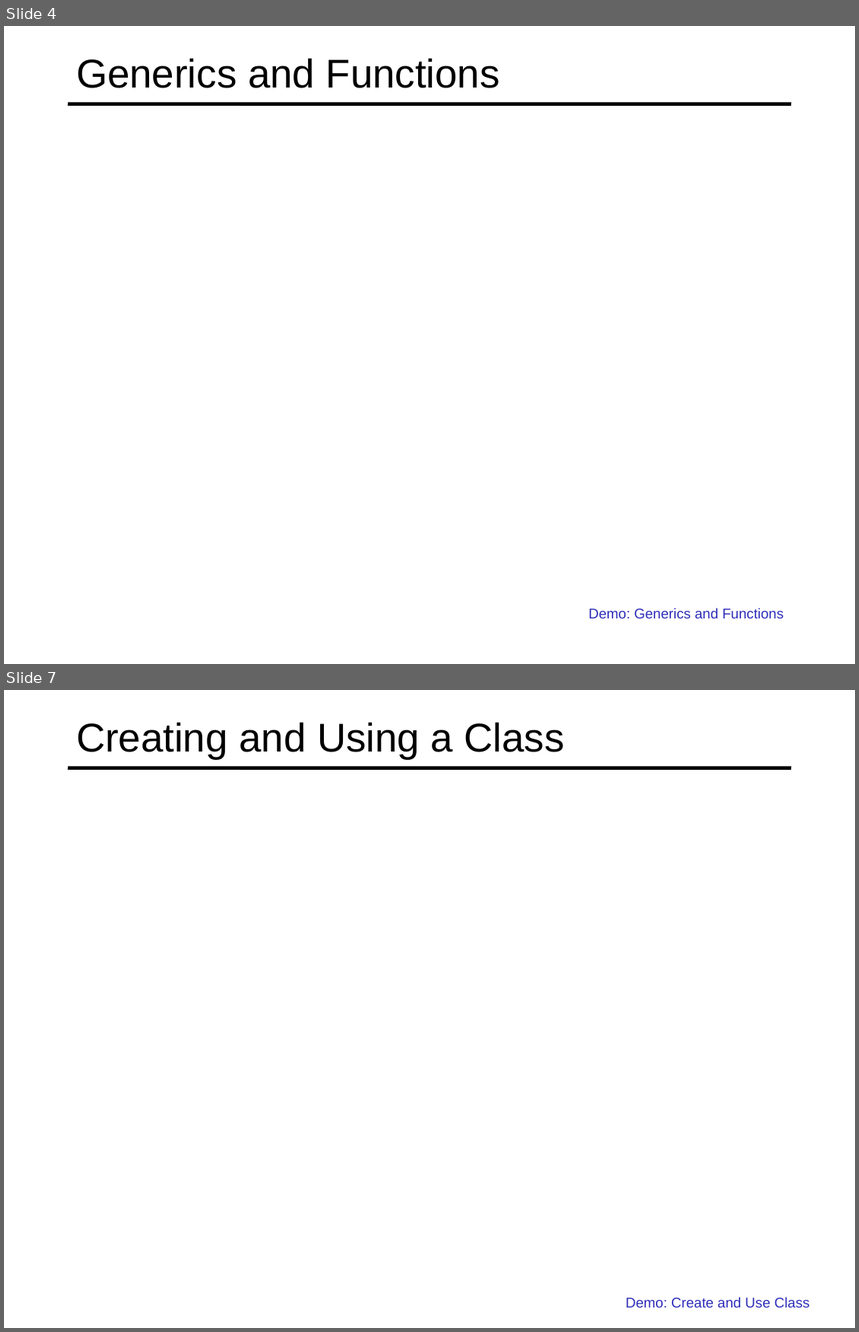
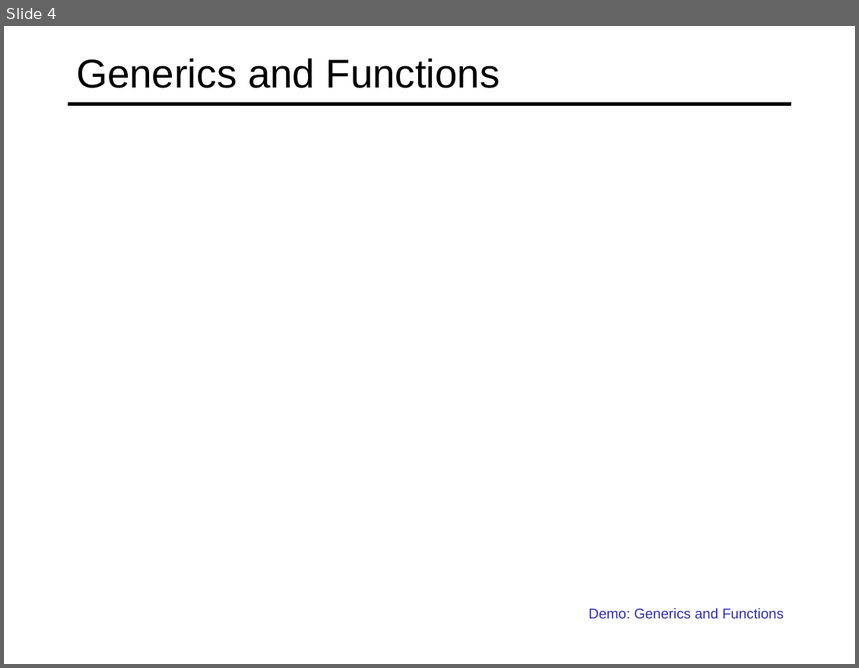
Before and after one commit to specter01wj/Jago_Link_Training, a slide deck: Angular/Angular12/TypeScript Fundamentals/6-Creating-And-Using-Generics/L6_Creating and Using Generics.ppt. Shown one above the other, each under a label of ours: slides 4 and 7 before the commit, slide 4 after it; the slides between them are not shown. The pictures are 859x1332 and 859x668 pixels, drawn with LibreOffice and Linux fonts; fonts in the diff are those of the drawing. Boxes give left, top, right and bottom in pixels: in the first picture for what was removed or moved away, otherwise in the second. Text is boxed around its words. In the diff, an @@ line names an element or a change of style, - is before the commit and + after.

```diff
--- a/Angular/Angular12/TypeScript Fundamentals/6-Creating-And-Using-Generics/L6_Creating and Using Generics.ppt
+++ b/Angular/Angular12/TypeScript Fundamentals/6-Creating-And-Using-Generics/L6_Creating and Using Generics.ppt
@@ slide 7 removed at [4,690,855,1328], background #FFFFFF; not listed: 1 template element that a slide beside it also shows @@
@@ title removed at [76,722,565,760] @@
-Creating and Using a Class
@@ text removed at [626,1297,810,1308] @@
-  Demo: Create and Use Class
```
Also in this commit, not shown: 1 slide changed, 3 slides added, 5 other slides removed.
